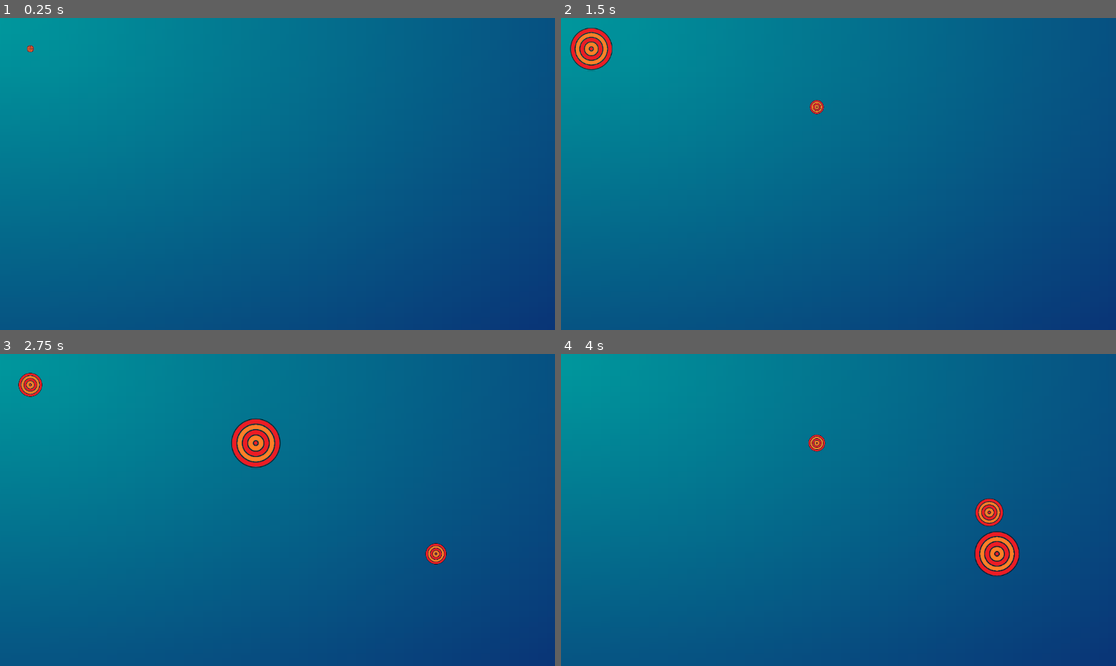
Above: before the commit, frames 1-4 (two rows, left to right).
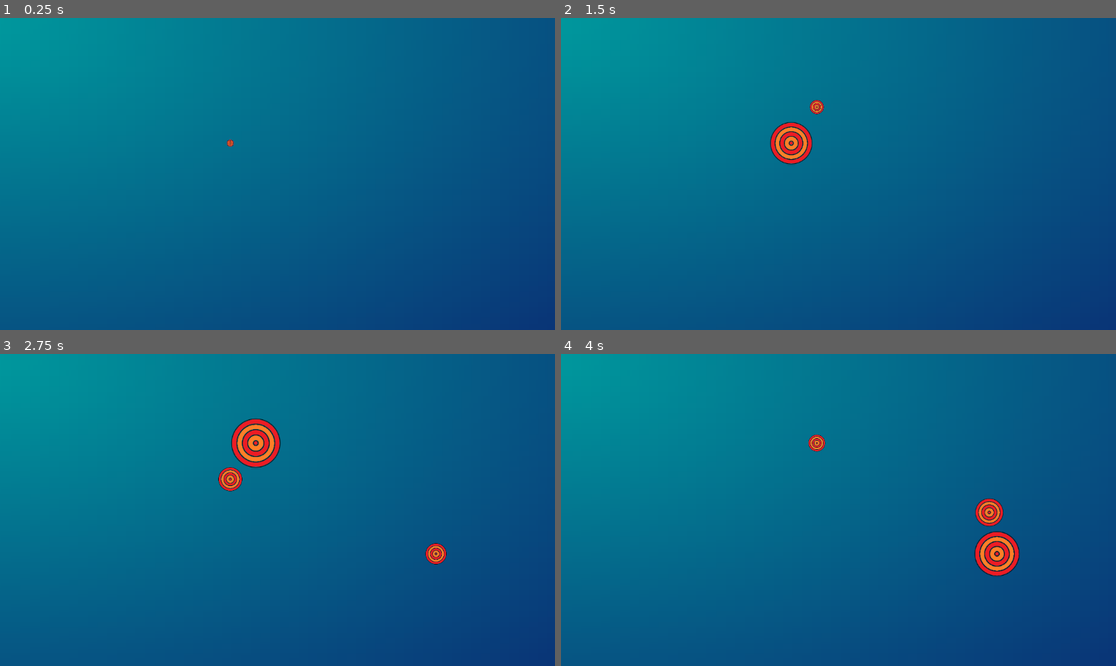
Above: after the commit, the same moments.

Repository: ScarsatoAndrea/AimTrainer
Game: Godot game, scene res://scenes/Game.tscn
Same seed, same stepped clock (60 frames per second), same inputs: the game is played once before the commit and once after it.
Inputs (mouse positions are in pixels of both pictures, inside the frame that each line leads up to):
- Up to frame 1 (0.25 s): no input
- Up to frame 2 (1.5 s): move the mouse to (960, 158) at 0.52 s; click (960, 158) at 0.67 s; move the mouse to (727, 189) at 1.27 s; click (727, 189) at 1.42 s
- Up to frame 3 (2.75 s): move the mouse to (333, 441) at 2.02 s; click (333, 441) at 2.17 s
- Up to frame 4 (4 s): move the mouse to (810, 572) at 2.77 s; click (810, 572) at 2.92 s; move the mouse to (1005, 556) at 3.52 s; click (1005, 556) at 3.67 s

The runs differ from the first frame. In frame 1, less than 0.1% of the frame differs, in the area x 4-43%, y 8-42%; in frame 2, 1.6%, in the area x 1-46%, y 3-47%; in frame 3, 0.5%; in frame 4, nothing differs.

Commit message:
Add keys QWER

Diff:
--- a/Items/circle.tscn
+++ b/Items/circle.tscn
@@ -1,16 +1,8 @@
-[gd_scene load_steps=4 format=3 uid="uid://dsgeu8b086vy8"]
+[gd_scene load_steps=3 format=3 uid="uid://dsgeu8b086vy8"]
 
 [ext_resource type="Texture2D" uid="uid://crv0kbrjjj01e" path="res://dd73873e4af7c1d1ac5a41583344ea92.png" id="1_xycpv"]
 [ext_resource type="Script" path="res://Items/sprite_2d.gd" id="2_21bdm"]
 
-[sub_resource type="CircleShape2D" id="CircleShape2D_5dgbp"]
-radius = 61.8142
-
 [node name="Circle" type="Sprite2D"]
 texture = ExtResource("1_xycpv")
 script = ExtResource("2_21bdm")
-
-[node name="Area2D" type="Area2D" parent="."]
-
-[node name="CollisionShape2D" type="CollisionShape2D" parent="Area2D"]
-shape = SubResource("CircleShape2D_5dgbp")
--- a/scenes/Game.gd
+++ b/scenes/Game.gd
@@ -12,6 +12,9 @@
 # Called when the node enters the scene tree for the first time.
 func _ready():
 	set_timer(speed)
+	$SignalManager.connect("died", Callable(self, "on_circle_died"))
+	$SignalManager.connect("hit", Callable(self, "on_circle_hit"))
+
 
 # Called every frame. 'delta' is the elapsed time since the previous frame.
 func _process(delta):
@@ -46,8 +49,6 @@
 		var figa = element.instantiate()
 		figa.position = Vector2(x, y)
 		$Node.add_child(figa)
-		$SignalManager.connect("died", Callable(self, "on_circle_died"))
-		$SignalManager.connect("hit", Callable(self, "on_circle_hit"))
 
 
 func on_circle_hit():
--- a/scenes/Game.tscn
+++ b/scenes/Game.tscn
@@ -33,6 +33,6 @@
 [node name="Node" type="Node" parent="."]
 
 [node name="Circle" parent="Node" instance=ExtResource("1_lirpt")]
-position = Vector2(63, 64)
+position = Vector2(478, 260)
 
 [connection signal="timeout" from="Timer" to="." method="_on_timer_timeout"]
--- a/scenes/key.tscn
+++ b/scenes/key.tscn
@@ -1,3 +1,28 @@
-[gd_scene format=3 uid="uid://pfy1uybhurr8"]
+[gd_scene load_steps=5 format=3 uid="uid://pfy1uybhurr8"]
+
+[ext_resource type="Texture2D" uid="uid://bmr10e8yo7skv" path="res://2734093.png" id="1_t7aof"]
+[ext_resource type="Texture2D" uid="uid://drova2ptprske" path="res://2734098.png" id="2_qc1d2"]
+[ext_resource type="Texture2D" uid="uid://d3uomx4mxgt5a" path="res://2734103.png" id="3_cyirq"]
+[ext_resource type="Texture2D" uid="uid://bdgg1ytdvrqla" path="res://2734099.png" id="4_0jlho"]
 
 [node name="Key" type="Node2D"]
+
+[node name="2734093" type="Sprite2D" parent="."]
+position = Vector2(755, 536)
+scale = Vector2(0.26, 0.26)
+texture = ExtResource("1_t7aof")
+
+[node name="2734098" type="Sprite2D" parent="."]
+position = Vector2(903, 536)
+scale = Vector2(0.26, 0.26)
+texture = ExtResource("2_qc1d2")
+
+[node name="2734103" type="Sprite2D" parent="."]
+position = Vector2(607, 536)
+scale = Vector2(0.26, 0.26)
+texture = ExtResource("3_cyirq")
+
+[node name="2734099" type="Sprite2D" parent="."]
+position = Vector2(452, 537)
+scale = Vector2(0.26, 0.26)
+texture = ExtResource("4_0jlho")
Not shown, added: 2734093.png.import
Binary file added: 2734098.png
Not shown, added: 2734098.png.import
Binary file added: 2734099.png
Not shown, added: 2734099.png.import
Binary file added: 2734103.png
Not shown, added: 2734103.png.import
Binary file added: q.png
Not shown, added: q.png.import
Binary file added: w.png
Not shown, added: w.png.import
